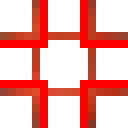
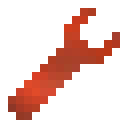
Layered file, before and after one edit (128 x 128). Changes by layer:
hid "Layer #2" over [0, 0, 128, 128]
hid "Layer #12" over [0, 0, 128, 128]
added layer "Layer #8" above "Layer #7" over [8, 8, 120, 120]
